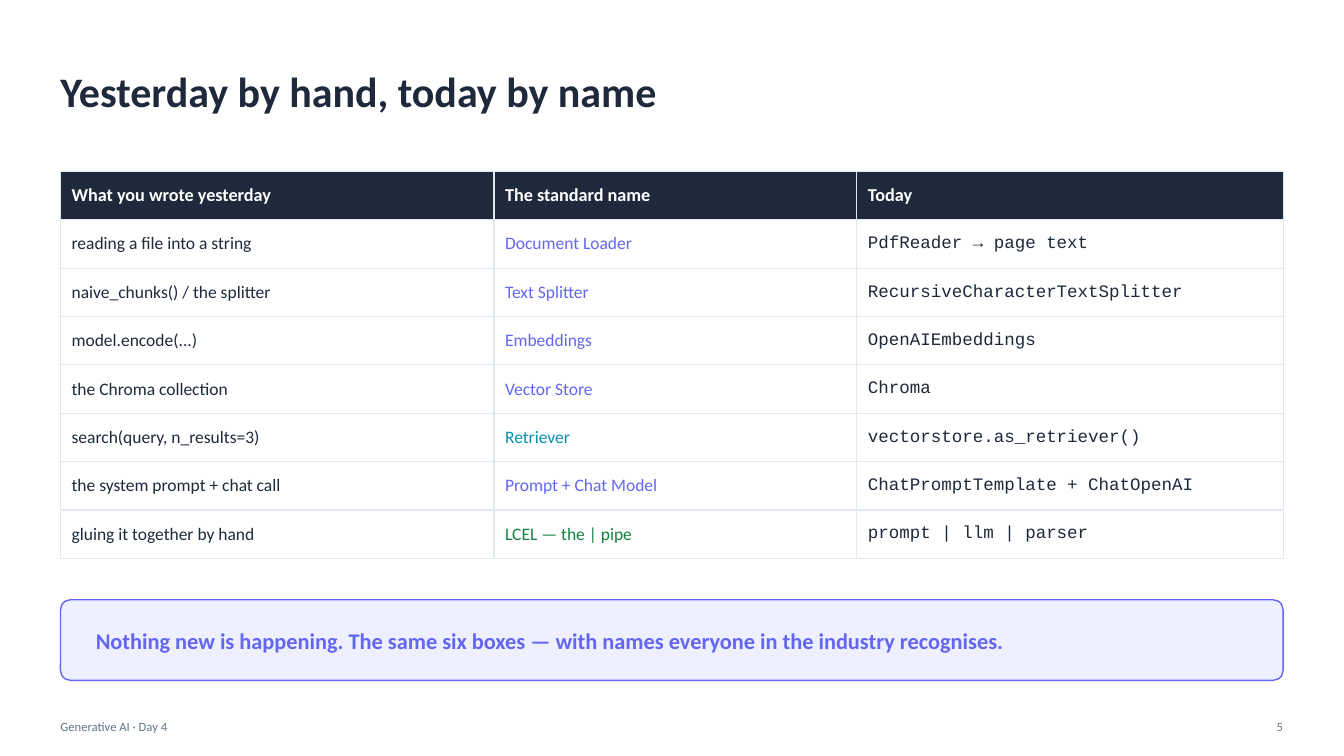
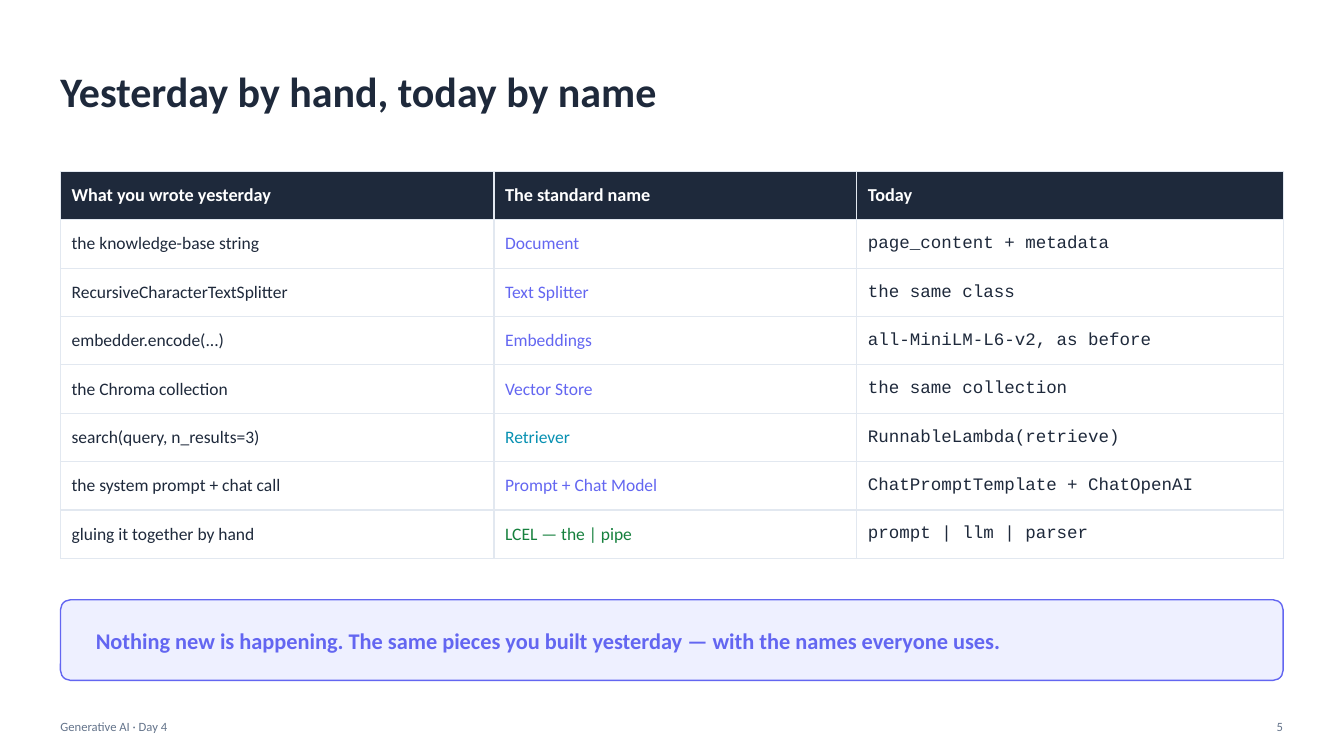
Before and after one commit to Poorit-Technologies/lpu-training, a slide deck: slide 5 of generative-ai/slides/Day04_GenAI.pptx. Drawn at 1344x756 pixels with LibreOffice and Linux fonts; fonts in the diff are those of the drawing. Boxes give left, top, right and bottom in pixels: in the first picture for what was removed or moved away, otherwise in the second. Text is boxed around its words. In the diff, an @@ line names an element or a change of style, - is before the commit and + after.

Commit message:
Rework Day 4 onto the Day-3 retrieval stack
Day 4 now continues Day 3's code instead of replacing it: the same
TechSolutions document, the same local all-MiniLM-L6-v2 embedder, the same
raw chromadb collection, and the same retrieve() function.

- RunnableLambda(retrieve) turns the Day-3 function into a LangChain
  component, so LCEL wraps existing code rather than superseding it
- Adds chat models and message types, prompt templates and LCEL basics
  before the RAG chain
- Chunks carry a section metadata field, which becomes the citation
- Ungrounded demo now leans on TechSolutions being fictional; the refusal
  question is "Who is the CFO?"
- Distance cut-off replaces MMR as the concrete no-relevant-chunk path,
  and the notebook prints real distances before applying a threshold
- Sections 1-7 need no API key again, since embeddings run locally

Whitespace-normalises the section text so the splitter breaks on sentence
boundaries rather than on source line wraps.

```diff
--- a/generative-ai/slides/Day04_GenAI.pptx
+++ b/generative-ai/slides/Day04_GenAI.pptx
@@ table at <box>60,171,1284,559</box> @@
-row 2: reading a file into a string | Document Loader | PdfReader → page text
+row 2: the knowledge-base string | Document | page_content + metadata
-row 3, column 1: naive_chunks() / the splitter
+row 3, column 1: RecursiveCharacterTextSplitter
-row 3, column 3: RecursiveCharacterTextSplitter
+row 3, column 3: the same class
-row 4, column 1: model.encode(...)
+row 4, column 1: embedder.encode(...)
-row 4, column 3: OpenAIEmbeddings
+row 4, column 3: all-MiniLM-L6-v2, as before
-row 5, column 3: Chroma
+row 5, column 3: the same collection
-row 6, column 3: vectorstore.as_retriever()
+row 6, column 3: RunnableLambda(retrieve)
@@ text at <box>96,633,1000,653</box>: text changed @@
-Nothing new is happening. The same six boxes — with names everyone in the industry recognises.
+Nothing new is happening. The same pieces you built yesterday — with the names everyone uses.
```
Also in this commit, not shown: 17 other slides changed, 2 slides added, 2 slides removed, 4 other files.
